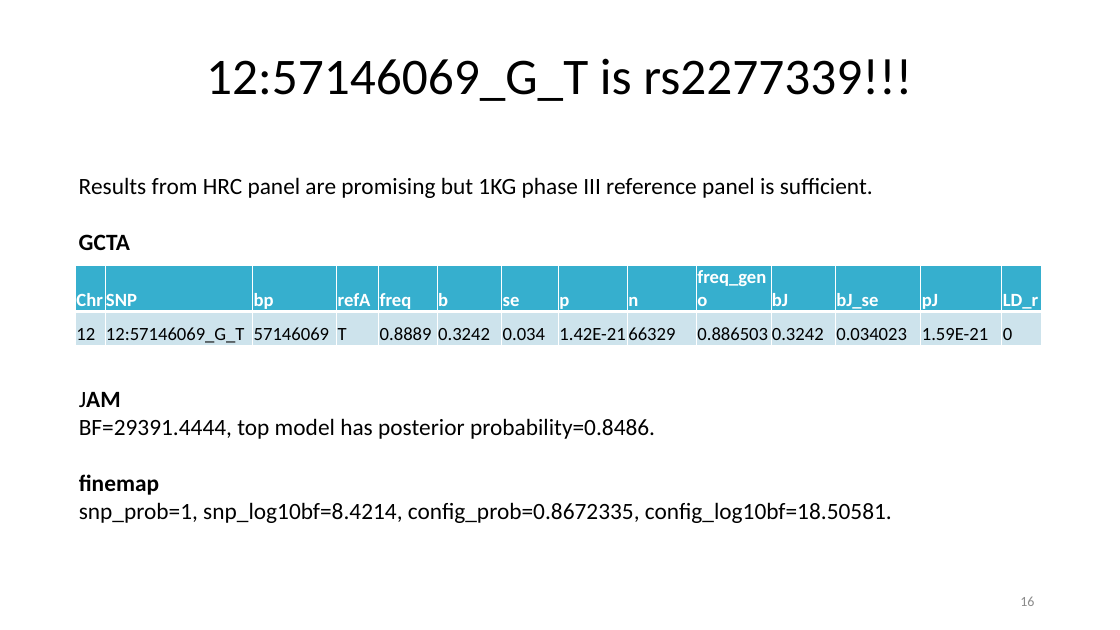
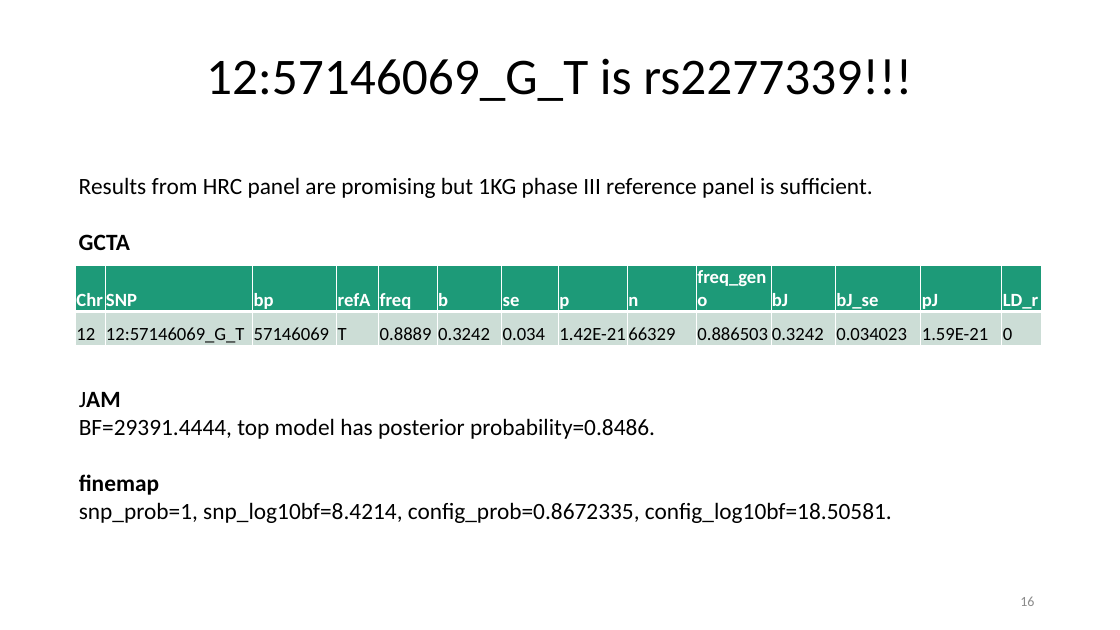
Before and after one commit to jinghuazhao/FM-pipeline, a slide deck: slide 16 of README.pptx. Drawn at 1120x630 pixels with LibreOffice and Linux fonts; fonts in the diff are those of the drawing. Boxes give left, top, right and bottom in pixels: in the first picture for what was removed or moved away, otherwise in the second. Text is boxed around its words. In the diff, an @@ line names an element or a change of style, - is before the commit and + after.

Commit message:
README

```diff
--- a/README.pptx
+++ b/README.pptx
@@ table at [76,266,1043,350] @@
@@ fill #36AFCE to #1D9A78 in row 1 @@
@@ fill #CEE3ED to #CDDED6 in row 2 @@
```
